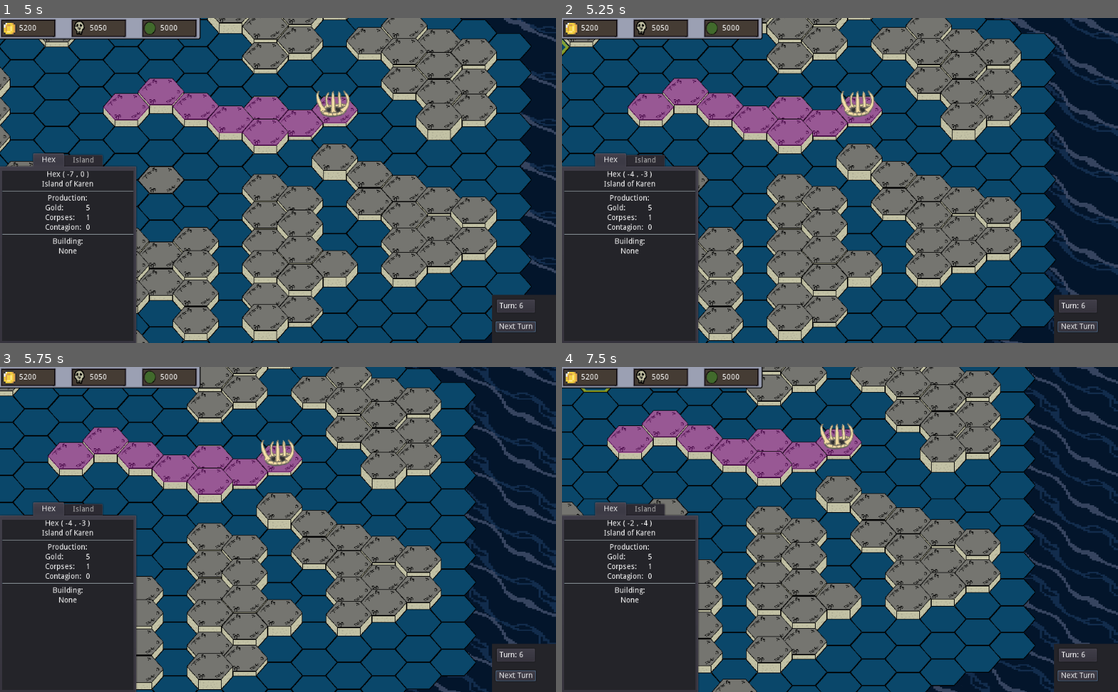
Above: before the commit, frames 1-4 (two rows, left to right).
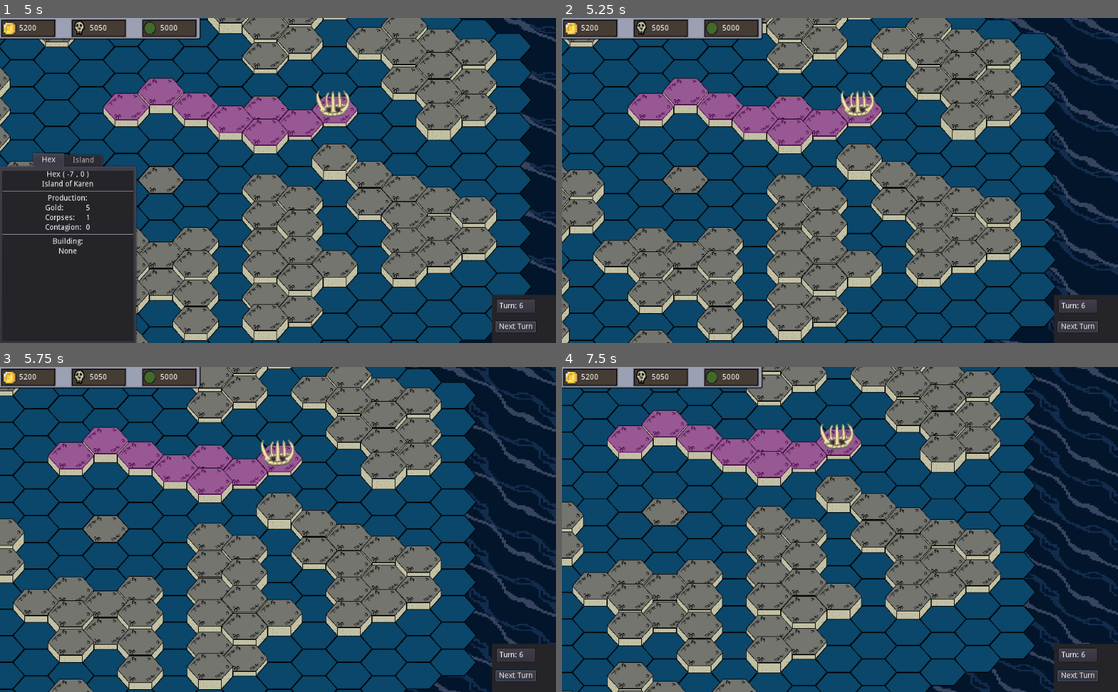
Above: after the commit, the same moments.

Repository: thecaptaincarrot/Sluglords-Of-Undeath
Game: Godot game, scene res://TitleScreen.tscn
The game is run twice, just before and just after one commit, with the same random seed, the same clock (stepped at 60 frames per second) and the same inputs.
Inputs (mouse positions are in pixels of both pictures, inside the frame that each line leads up to):
- Up to frame 1 (5 s): click "Main Game" at 0.5 s; click "Next Turn" at 1.25 s; click "Next Turn" at 2 s; tap Enter at 2.75, 4.25 s; drag from (33, 34) to (33, 141) at 2.77 s; tap Space at 3.5 s; drag from (33, 50) to (33, 141) at 3.52 s; move the mouse to (33, 79) at 4.27 s; hold Right (ui_right) from 4.28 s (still down); click (33, 79) at 4.42 s
- Up to frame 2 (5.25 s): release Right (ui_right) at 5 s; drag from (584, 47) to (584, 174) at 5.02 s
- Up to frame 3 (5.75 s): no input
- Up to frame 4 (7.5 s): drag from (562, 380) to (562, 516) at 5.77 s; drag from (595, 370) to (595, 529) at 6.52 s; move the mouse to (595, 396) at 7.27 s; hold Down (ui_down) from 7.28 s (still down); click (595, 396) at 7.42 s

Frame 1 is identical in both runs. In frame 2, 14% of the frame differs, in the area x 0-25%, y 6-100%; in frame 3, 13%; in frame 4, 13%.
Error before the commit: Invalid get index 'name' (on base: 'Nil'). (res://MainNodes/UnownedHexTabs.gd:27)

Commit message:
unbreak sea tiles

Diff:
--- a/MainNodes/SluglordsOfThrasMain.gd
+++ b/MainNodes/SluglordsOfThrasMain.gd
@@ -75,8 +75,9 @@
 
 
 func _on_Hex_hex_clicked(hex):
-	print(hex)
-	print(hex.z_index)
+	if hex.type == hex.SEA:
+		return
+
 	if hex.faction_owner == player_faction:
 		emit_signal("owned_hex_clicked",hex)
 	elif hex.faction_owner == null:
